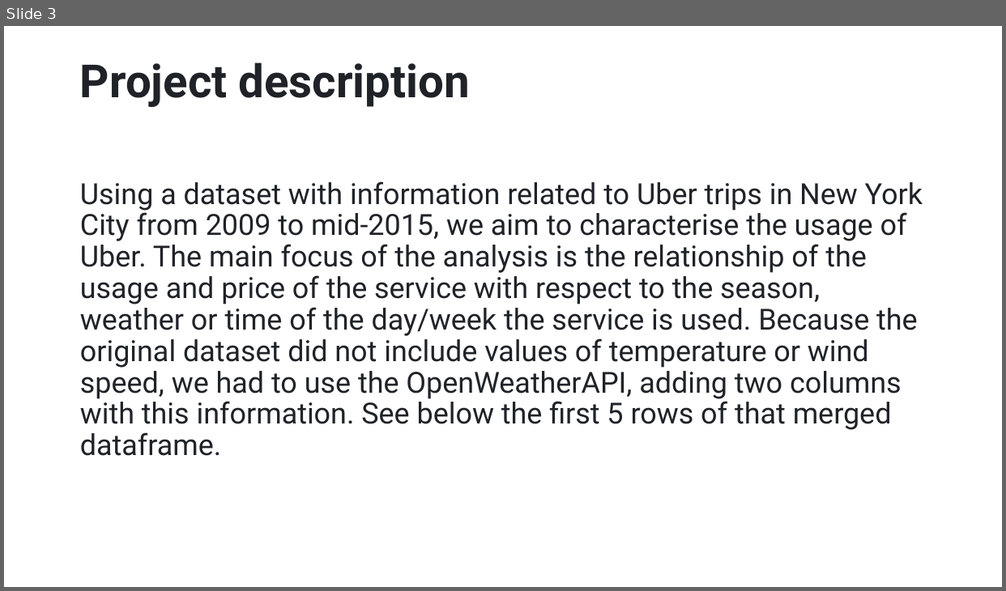
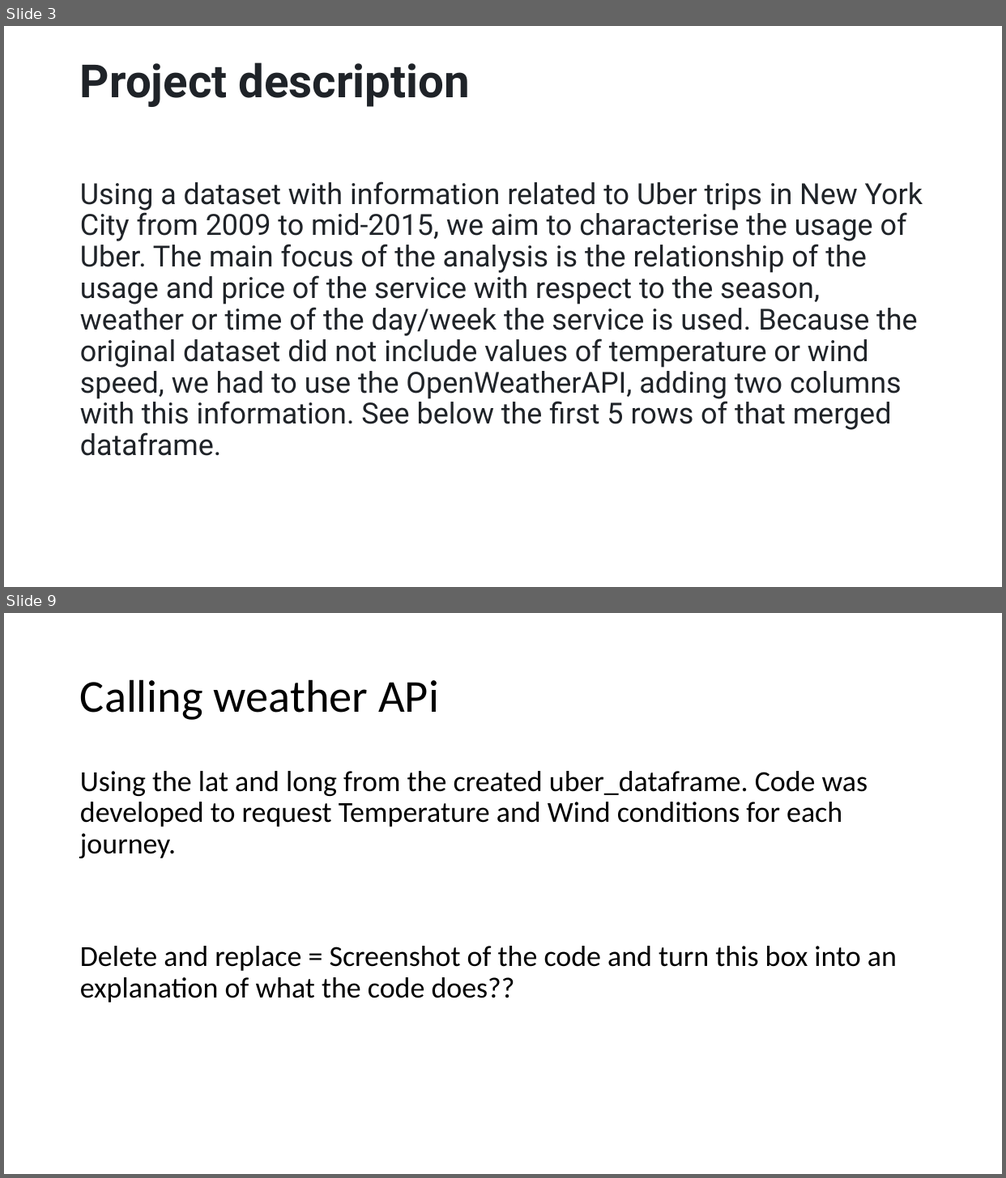
Before and after one commit to leedavidarmstrong/project-one, a slide deck: Characterisation_of_Uber_usage.pptx. Shown one above the other, each under a label of ours: slide 3 before the commit, slides 3 and 9 after it; the slides between them are not shown. The pictures are 1006x591 and 1006x1178 pixels, drawn with LibreOffice and Linux fonts; fonts in the diff are those of the drawing. Boxes give left, top, right and bottom in pixels: in the first picture for what was removed or moved away, otherwise in the second. Text is boxed around its words. In the diff, an @@ line names an element or a change of style, - is before the commit and + after.

```diff
--- a/Characterisation_of_Uber_usage.pptx
+++ b/Characterisation_of_Uber_usage.pptx
@@ slide 9 added at bbox=[4, 613, 1002, 1174], background #FFFFFF @@
@@ title added at bbox=[80, 679, 439, 720], 44 pt, text #000000 @@
+Calling weather APi
@@ text added at bbox=[80, 771, 867, 858], 28 pt, text #000000 @@
+Using the lat and long from the created uber_dataframe. Code was developed to request Temperature and Wind conditions for each journey.
@@ text added at bbox=[80, 946, 897, 1003], 28 pt, text #000000 @@
+Delete and replace = Screenshot of the code and turn this box into an explanation of what the code does??
```
Also in this commit, not shown: 2 slides changed, 32 other slides added.
